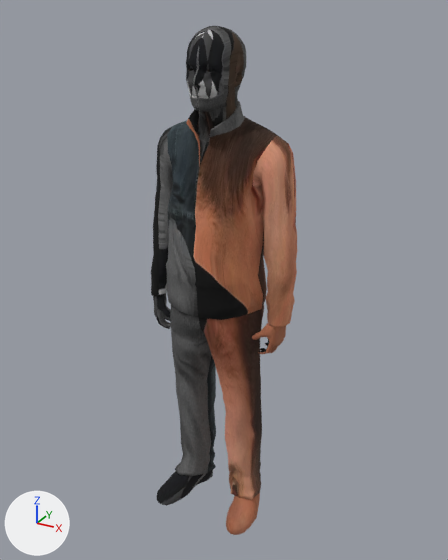
The glTF model public/models/people/m13.glb as it was, and as the next commit left it.
Camera for both pictures: a 50 mm camera at (0.997, -1.746, 0.855) aimed at (0.013, 0.043, -0.039). The lights are fixed; the arrows at lower left show +X, +Y and +Z. The first picture is the older version. Objects named as collision shapes, trigger or cutter boxes, shadow casters or lower levels of detail are left out. Vertices at exactly the same position are counted once.

Names of what the first picture shows: 'lod0'.
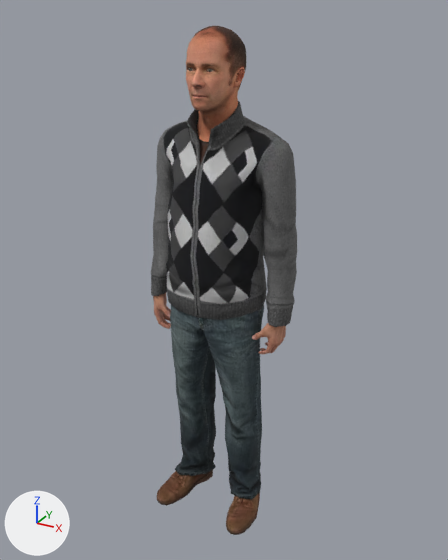
Pixel boxes (x1, y1, x2, y2) of what changed, in the pictures (448 x 560 px):
part 1 of me_lod0, reshaped: before (186, 62, 241, 142); after (186, 26, 246, 154)
part 2 of me_lod0, reshaped: before (156, 295, 171, 326); after (154, 295, 171, 329)
part 3 of me_lod0, reshaped: before (253, 327, 286, 353); after (254, 326, 286, 354)
part 4 of me_lod0, added: after (167, 483, 259, 518)
part 5 of me_lod0, surface changed: (151, 26, 297, 535) in both

The change, as a diff of the scene's bpy script:
```diff
--- a/public/models/people/m13.glb.py
+++ b/public/models/people/m13.glb.py
@@ me_lod0 @@
 # used by ob_lod0; location = (0.0, 0.0, 0.0)
-me_lod0.from_pydata(...)  # 2514 vertices, 4999 faces; spans x -0.29..0.28, y -0.17..0.18, z -1.0..0.81
+me_lod0.from_pydata(...)  # 3379 vertices, 6710 faces; spans x -0.29..0.28, y -0.17..0.18, z -1.0..0.81
+# me_lod0 part 1: 88 vertices moved within x -0.09..0.08, y -0.12..0.03, z 0.48..0.7; 605 vertices added at x -0.09..0.08, y -0.12..0.11, z 0.47..0.8
+# me_lod0 part 2: 36 vertices moved within x -0.25..-0.17, y -0.03..0.05, z -0.26..-0.14; 118 vertices added at x -0.27..0.0, y -0.04..0.08, z -0.27..-0.14
+# me_lod0 part 3: 20 vertices moved within x 0.17..0.26, y -0.03..0.05, z -0.26..-0.18; 116 vertices added at x 0.16..0.27, y -0.04..0.05, z -0.27..-0.14
+# me_lod0 part 4: 26 vertices added at x -0.18..0.17, y -0.12..0.1, z -1.0..-0.94
+# me_lod0 part 5: 2994 kept faces spanning x -0.29..0.28, y -0.17..0.18, z -1.0..0.81 get new texture (UV) coordinates
 me_lod0.materials.append(mat_body)
```
